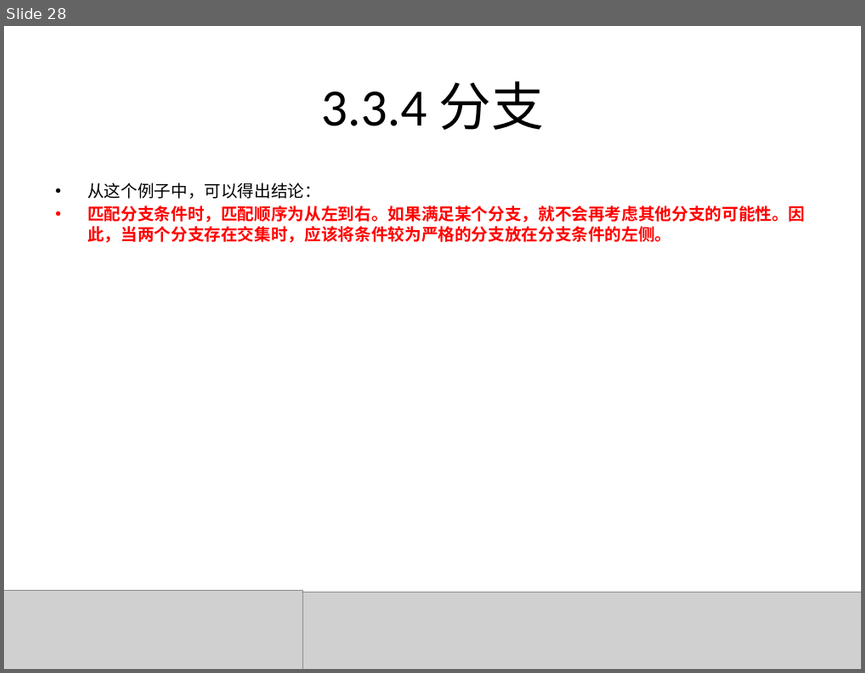
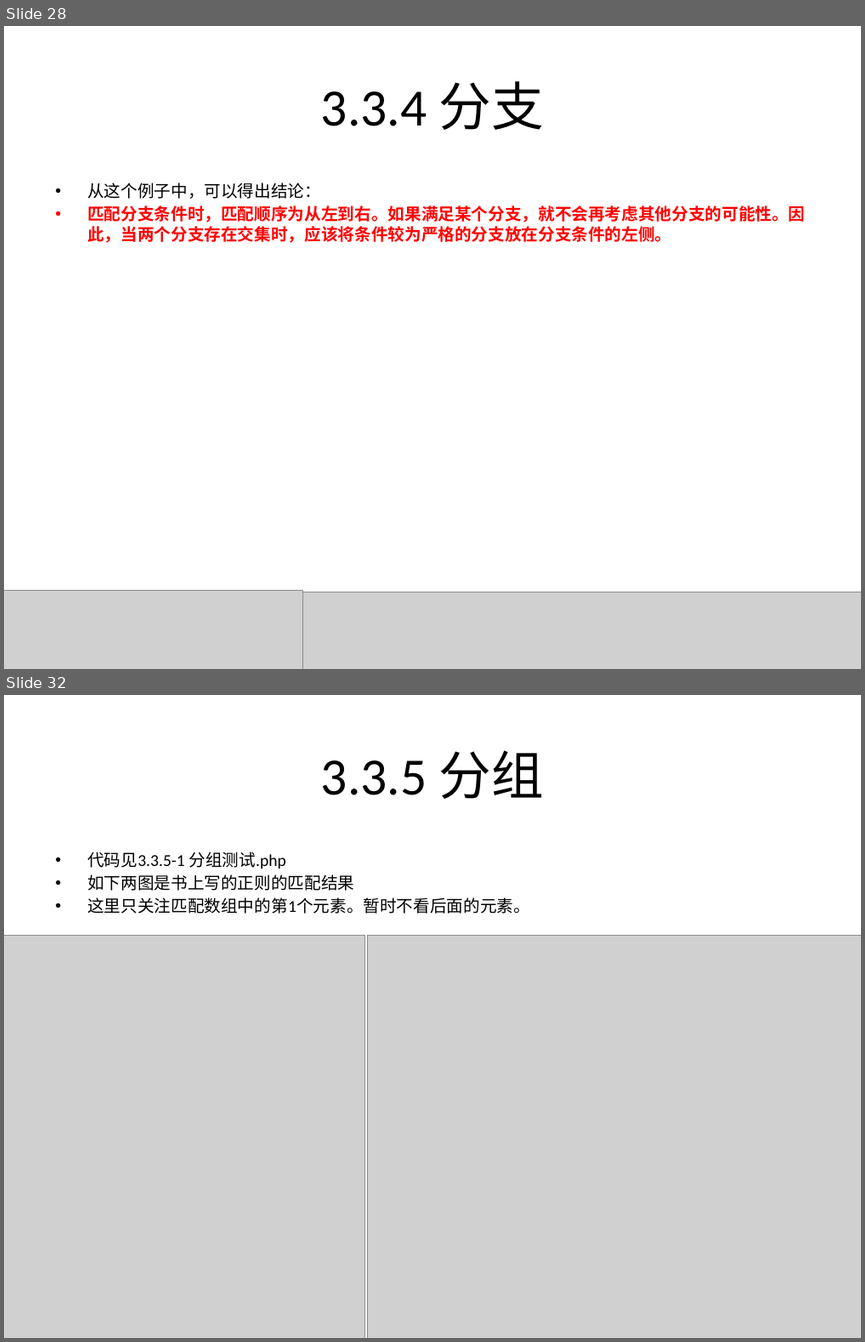
Before and after one commit to rayallen20/regularExpressions, a slide deck: 《PHP核心技术与最佳实践》第3章--正则表达式基础与应用/3.3 正则表达式匹配规则.pptx. Shown one above the other, each under a label of ours: slide 28 before the commit, slides 28 and 32 after it; the slides between them are not shown. The pictures are 865x673 and 865x1342 pixels, drawn with LibreOffice and Linux fonts; fonts in the diff are those of the drawing; grey boxes stand for pictures. Boxes give left, top, right and bottom in pixels: in the first picture for what was removed or moved away, otherwise in the second. Text is boxed around its words. In the diff, an @@ line names an element or a change of style, - is before the commit and + after.

```diff
--- a/《PHP核心技术与最佳实践》第3章--正则表达式基础与应用/3.3 正则表达式匹配规则.pptx
+++ b/《PHP核心技术与最佳实践》第3章--正则表达式基础与应用/3.3 正则表达式匹配规则.pptx
@@ slide 32 added at (x1=4, y1=695, x2=861, y2=1338), background #FFFFFF @@
@@ title added at (x1=321, y1=750, x2=544, y2=799), 44 pt, text #000000 @@
+3.3.5 分组
@@ text added at (x1=87, y1=851, x2=530, y2=913), 14 pt, text #000000 @@
+• 代码见3.3.5-1 分组测试.php
+• 如下两图是书上写的正则的匹配结果
+• 这里只关注匹配数组中的第1个元素。暂时不看后面的元素。
@@ picture added at (x1=4, y1=936, x2=364, y2=1338) @@
@@ picture added at (x1=367, y1=936, x2=861, y2=1338) @@
```
Also in this commit, not shown: 25 other slides added, 6 other files.
